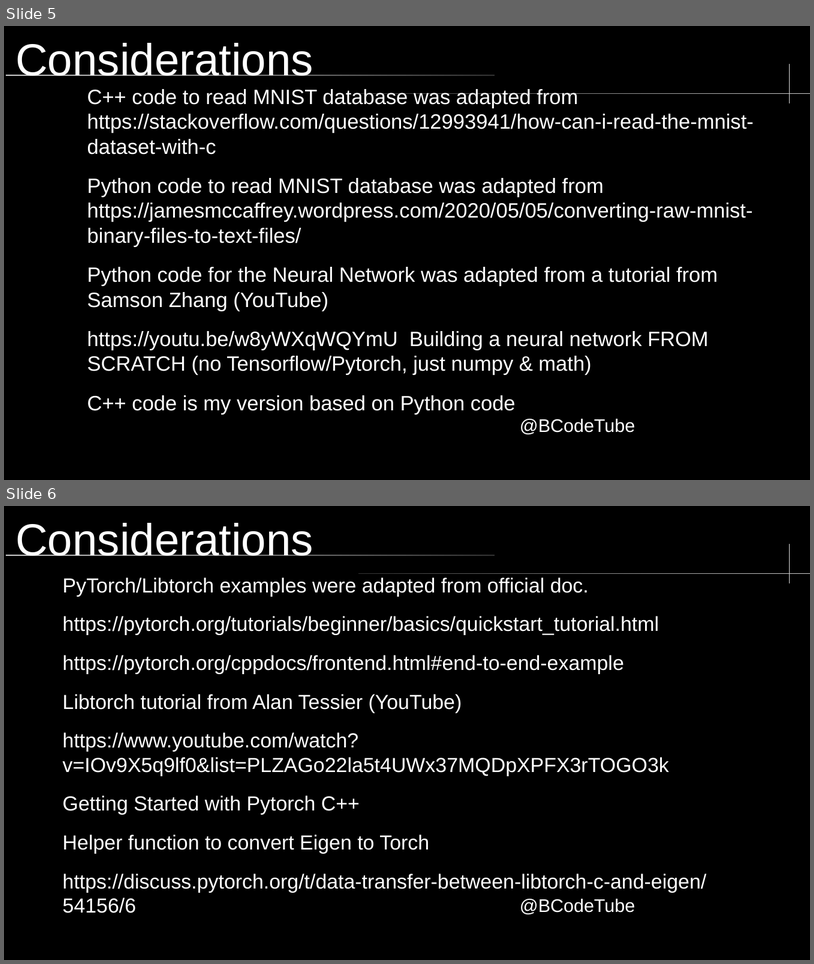
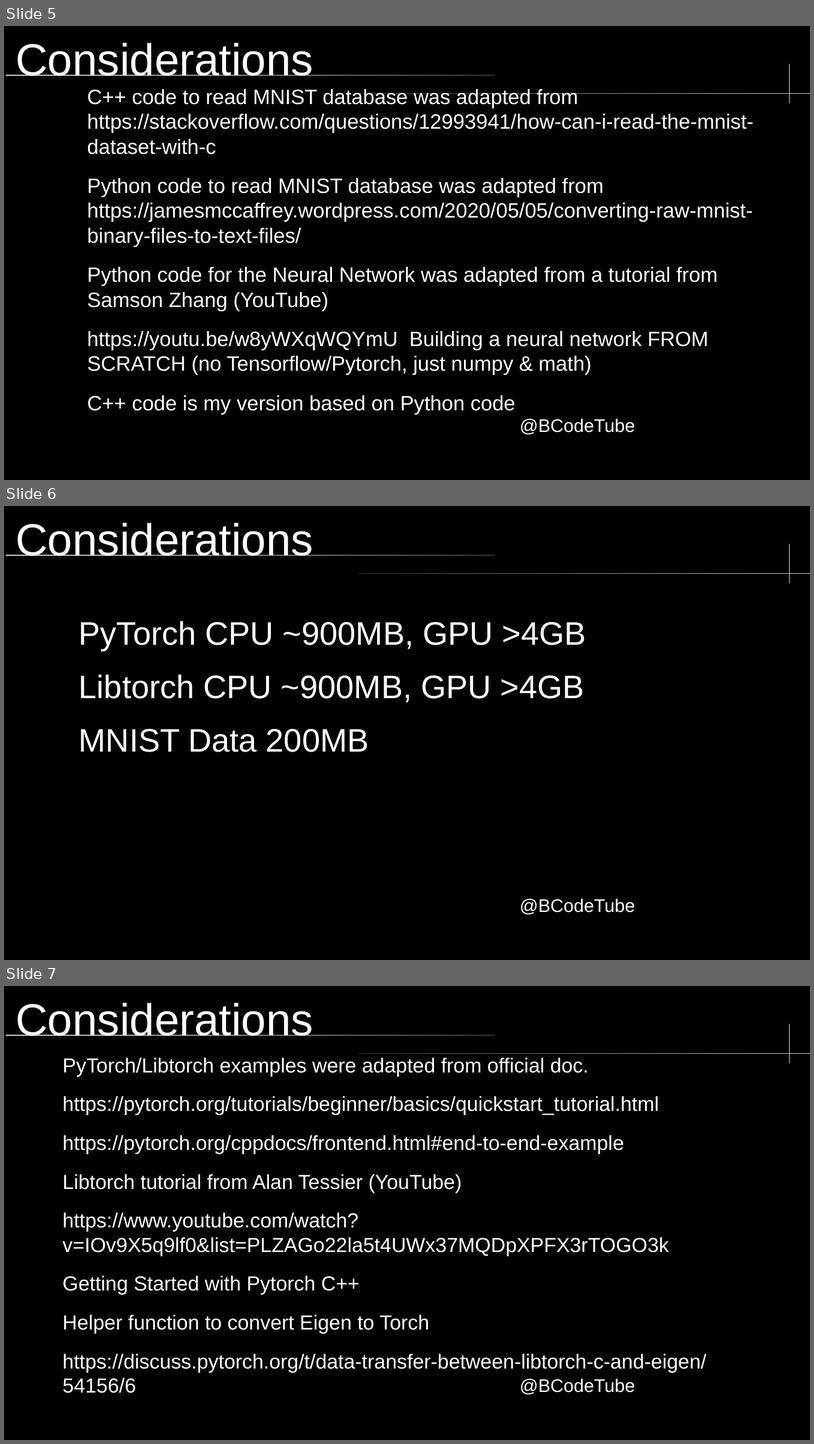
Before and after one commit to brccabral/Cpp_Python_MNIST, a slide deck: MNIST.odp. Shown one above the other, each under a label of ours: slides 5 and 6 before the commit, slides 5, 6 and 7 after it. The pictures are 814x964 and 814x1444 pixels, drawn with LibreOffice and Linux fonts; fonts in the diff are those of the drawing; background and template pictures are left out. Boxes give left, top, right and bottom in pixels: in the first picture for what was removed or moved away, otherwise in the second. Text is boxed around its words. In the diff, an @@ line names an element or a change of style, - is before the commit and + after.

Commit message:
storage size

```diff
--- a/MNIST.odp
+++ b/MNIST.odp
@@ slide 6 added at [4,506,810,960], background #000000; not listed: 4 template elements that a slide beside it also shows @@
@@ title added at [15,523,314,556], 44 pt, text #FFFFFF @@
+Considerations
@@ text added at [79,621,587,752], 32 pt, text #FFFFFF @@
+PyTorch CPU ~900MB, GPU >4GB
+Libtorch CPU ~900MB, GPU >4GB
+MNIST Data 200MB
@@ what was slide 6 is now slide 7 @@
```
